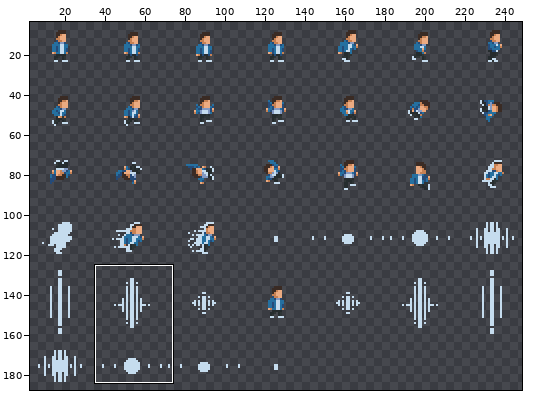
Sprite sheet: Assets/Sprites & Tiles/Sprites/H_Character_animations.png. Above, an overview of the earlier version with the close-up marked.
Close-up. The starting point:
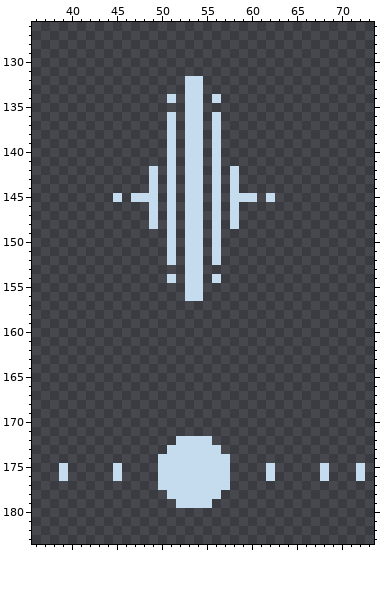
The file is 256x256 pixels. Shown: x 36..73, y 126..183. The wide view leaves out empty margins. The commit also changed other parts of the picture, which this record leaves out.
Once edited:
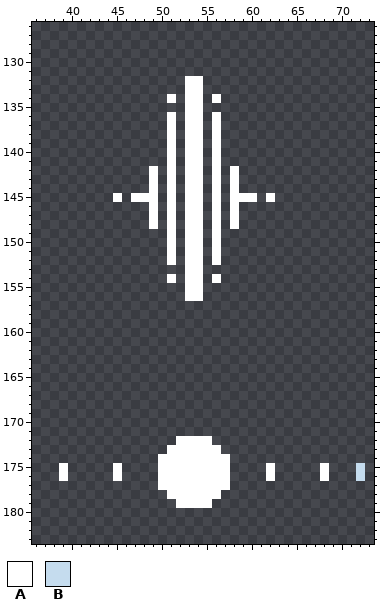
Palette (. is transparent): A #ffffff  B #c5dcee
The exact change:
y 132..133: x 53..54 BB -> AA
y 134: x 51 B -> A; x 53..54 BB -> AA; x 56 B -> A
y 135: x 53..54 BB -> AA
y 136..141: x 51 B -> A; x 53..54 BB -> AA; x 56 B -> A
y 142..144: x 49 B -> A; x 51 B -> A; x 53..54 BB -> AA; x 56 B -> A; x 58 B -> A
y 145: x 45 B -> A; x 47..49 BBB -> AAA; x 51 B -> A; x 53..54 BB -> AA; x 56 B -> A; x 58..60 BBB -> AAA; x 62 B -> A
y 146..148: x 49 B -> A; x 51 B -> A; x 53..54 BB -> AA; x 56 B -> A; x 58 B -> A
y 149..152: x 51 B -> A; x 53..54 BB -> AA; x 56 B -> A
y 153: x 53..54 BB -> AA
y 154: x 51 B -> A; x 53..54 BB -> AA; x 56 B -> A
y 155..156: x 53..54 BB -> AA
y 172: x 52..55 BBBB -> AAAA
y 173: x 51..56 BBBBBB -> AAAAAA
y 174: x 50..57 BBBBBBBB -> AAAAAAAA
y 175..176: x 39 B -> A; x 45 B -> A; x 50..57 BBBBBBBB -> AAAAAAAA; x 62 B -> A; x 68 B -> A
y 177: x 50..57 BBBBBBBB -> AAAAAAAA
y 178: x 51..56 BBBBBB -> AAAAAA
y 179: x 52..55 BBBB -> AAAA
